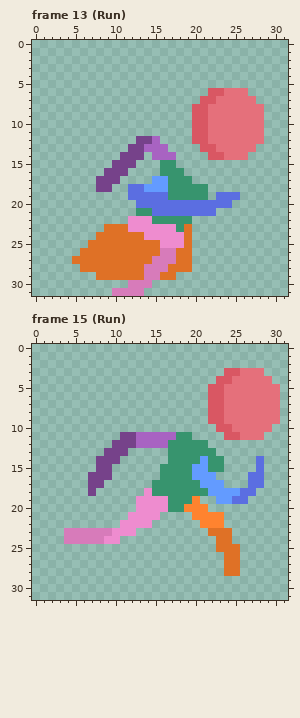
Two versions of one pixel-art file, Screenshots/base_anims.aseprite. Above: the version before the commit.
32x32 pixels, 16 frames. Shown: frame 13 (Run), frame 15 (Run).
The same view after the edit:
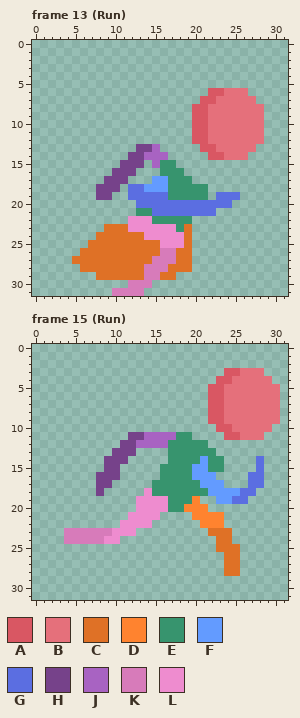
Palette (. is transparent): A #d95763  B #e5707b  C #df7126  D #ff832f  E #37946e  F #639bff  G #5b6ee1  H #76428a  J #a863c2  K #d77bba  L #ee8ccf
Edits made:
--- frame 13 (Run), layers "Layer 2", "Back Arm"
@@ x 6..19 @@
 11 ..............
-12 .......HHJ....
-13 ......HHJJJ...
-14 .....HHH.JJJ..
-15 ....HHH...EE..
-16 ...HHH....EEE.
-17 ..HHH....FFEEE
-18 ..HH..GGFFFEEE
-19 ......GGGGGEEE
+12 ..............
+13 .......HHJ....
+14 ......HHJJJ...
+15 .....HHH.JEE..
+16 ....HHH...EEE.
+17 ...HHH...FFEEE
+18 ..HHH.GGFFFEEE
+19 ..HH..GGGGGEEE
 20 .......GGGGGGG
--- frame 15 (Run), layers "Layer 2", "Back Arm"
@@ x 5..15 @@
 10 ...........
-11 ......HHJJJ
-12 .....HHHJJJ
-13 ....HHH....
-14 ...HHH.....
-15 ...HH......
-16 ..HHH......
-17 ..HH......E
-18 ..H......LE
+11 .......HHJJ
+12 ......HHJJJ
+13 .....HHH...
+14 ....HHH....
+15 ....HH.....
+16 ...HHH.....
+17 ...HH.....E
+18 ...H.....LE
 19 ........LLL
Where, in picture pixels (left, top, right, bottom), the same in both pictures:
changed: (96, 136, 176, 200)
changed: (88, 432, 144, 496)
